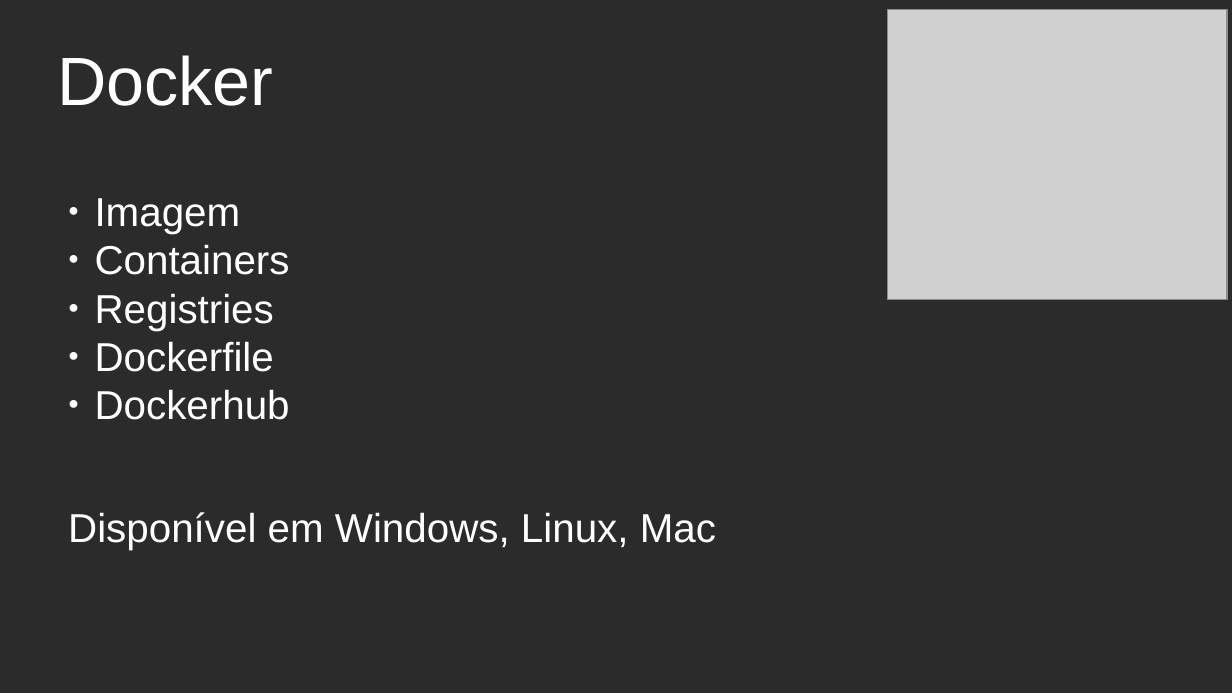
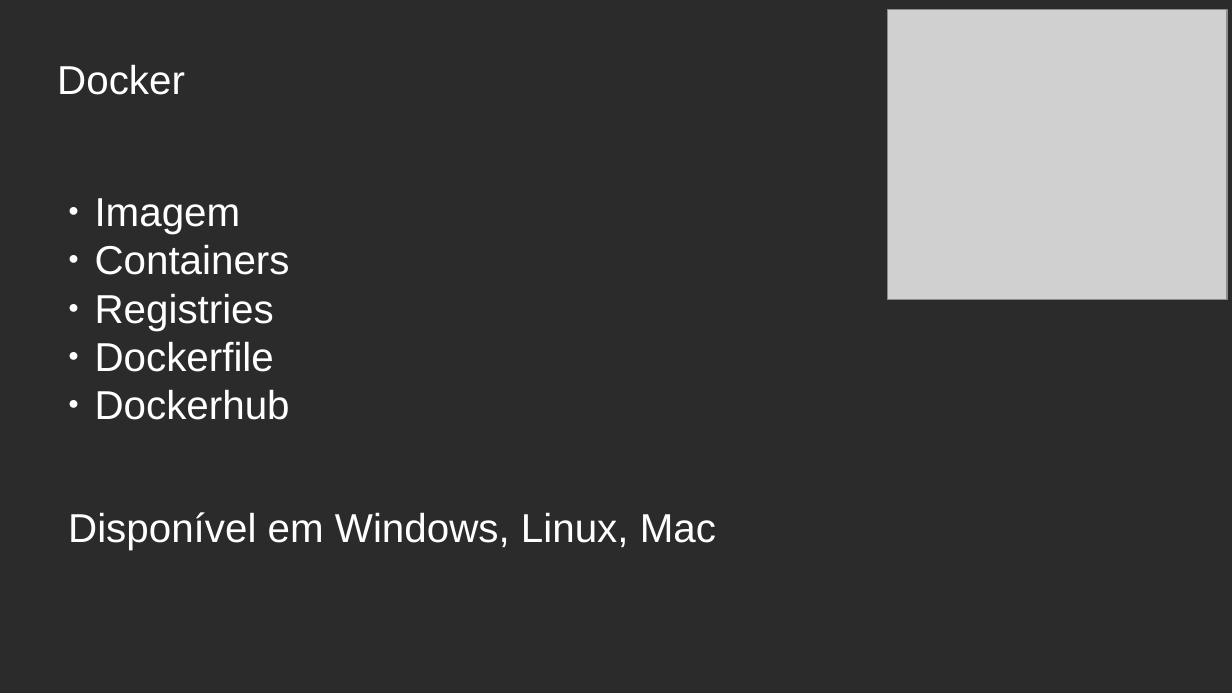
Before and after one commit to celsonery/kubernetes-docs, a slide deck: slide 14 of apresentacao/apresentacao.odp (slide 8 before the commit). Drawn at 1232x693 pixels with LibreOffice and Linux fonts; fonts in the diff are those of the drawing; grey boxes stand for pictures; background and template pictures are left out; a plain dark background stands for a picture behind light text. Boxes give left, top, right and bottom in pixels: in the first picture for what was removed or moved away, otherwise in the second. Text is boxed around its words. In the diff, an @@ line names an element or a change of style, - is before the commit and + after.

```diff
--- a/apresentacao/apresentacao.odp
+++ b/apresentacao/apresentacao.odp
@@ title "Docker" at (57,64,185,95): size 44 to 26 pt @@
```
Also in this commit, not shown: 3 other slides changed, 11 slides added, 2 slides removed, 2 other files.
